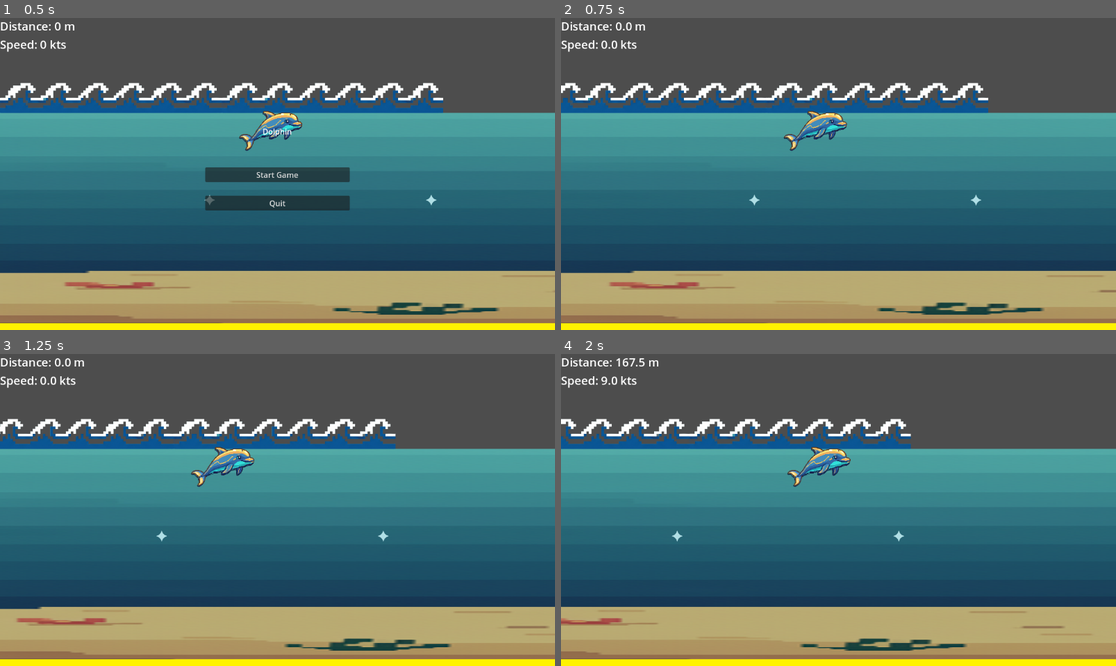
Above: before the commit, frames 1-4 (two rows, left to right).
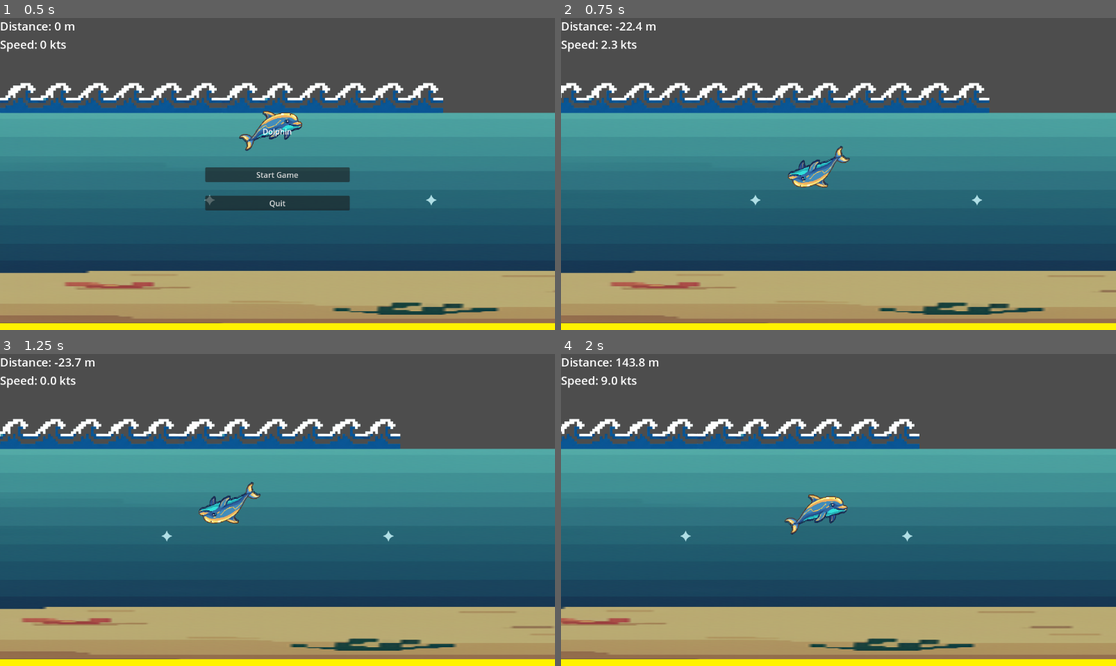
Above: after the commit, the same moments.

Repository: sandritalb/dolphin_ai
Game: Godot game, scene res://scenes/main.tscn
The game is run twice, just before and just after one commit, with the same random seed, the same clock (stepped at 60 frames per second) and the same inputs.
Inputs:
- Up to frame 1 (0.5 s): no input
- Up to frame 2 (0.75 s): click "Start Game" at 0.5 s
- Up to frame 3 (1.25 s): no input
- Up to frame 4 (2 s): tap Enter (ui_accept) at 1.25, 1.52 s; hold Right (ui_right) from 1.28 s (still down)

Frame 1 is identical in both runs. In frame 2, 2.5% of the frame differs, in the area x 0-88%, y 1-96%; in frame 3, 4.7%; in frame 4, 5.2%, in the area x 0-97%, y 1-98%.

Commit message:
fix: Adjust boat collision shape dimensions and position for improved interaction

Diff:
--- a/scenes/Boat.tscn
+++ b/scenes/Boat.tscn
@@ -5,8 +5,8 @@
 [ext_resource type="Texture2D" uid="uid://dx3xaw6onujc2" path="res://sprites/boat.png" id="3_nai5d"]
 
 [sub_resource type="CapsuleShape2D" id="CapsuleShape2D_mlulb"]
-radius = 32.0
-height = 262.0
+radius = 94.0
+height = 292.0
 
 [node name="Boat" type="StaticBody2D"]
 physics_material_override = ExtResource("1_nai5d")
@@ -18,6 +18,6 @@
 texture = ExtResource("3_nai5d")
 
 [node name="CollisionShape2D" type="CollisionShape2D" parent="."]
-position = Vector2(1, -41)
+position = Vector2(5, -101)
 rotation = 1.5707964
 shape = SubResource("CapsuleShape2D_mlulb")
